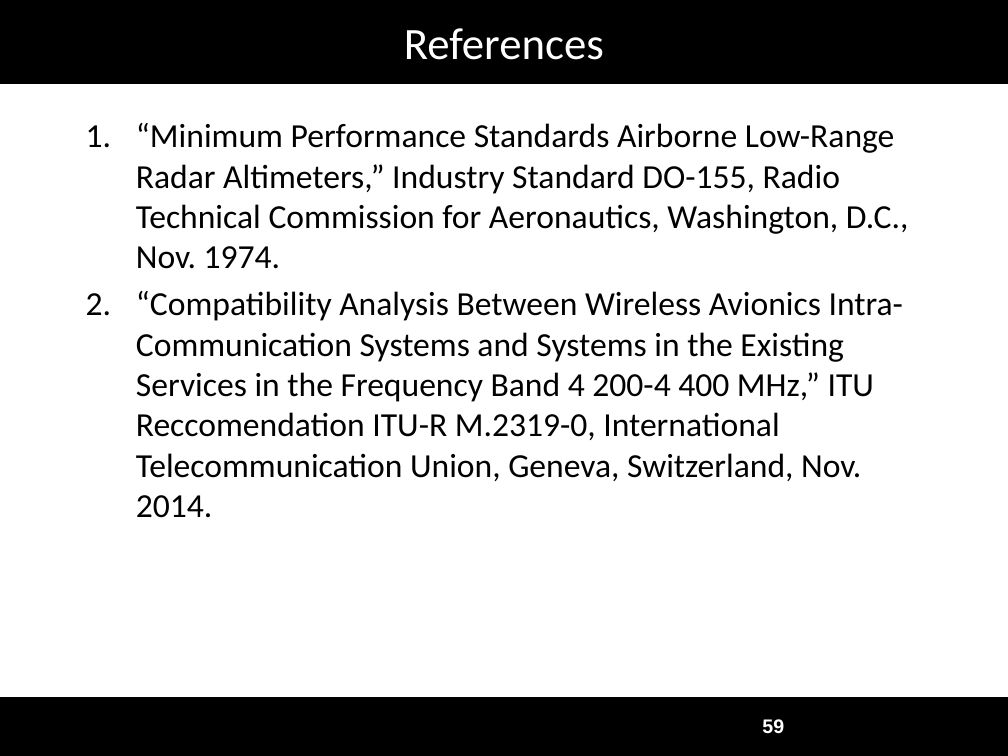
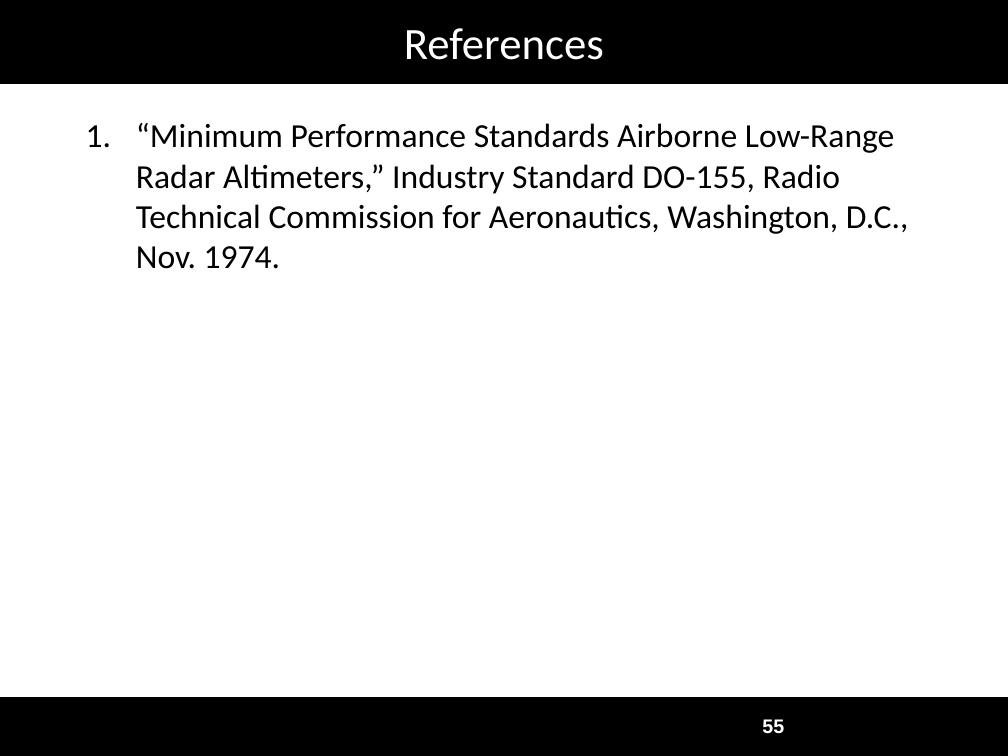
Before and after one commit to joshruff/masters_thesis, a slide deck: slide 55 of data/Defense_Presentation.pptx (slide 59 before the commit). Drawn at 1008x756 pixels with LibreOffice and Linux fonts; fonts in the diff are those of the drawing; background and template pictures are left out. Boxes give left, top, right and bottom in pixels: in the first picture for what was removed or moved away, otherwise in the second. Text is boxed around its words. In the diff, an @@ line names an element or a change of style, - is before the commit and + after.

```diff
--- a/data/Defense_Presentation.pptx
+++ b/data/Defense_Presentation.pptx
@@ text at bbox=[136, 291, 903, 518]: paragraph removed @@
-2. “Compatibility Analysis Between Wireless Avionics Intra-Communication Systems and Systems in the Existing Services in the Frequency Band 4 200-4 400 MHz,” ITU Reccomendation ITU-R M.2319-0, International Telecommunication Union, Geneva, Switzerland, Nov. 2014.
@@ page number at bbox=[762, 719, 784, 734]: text changed @@
-59
+55
```
Also in this commit, not shown: 2 other slides changed, 1 slide added, 10 other files.
